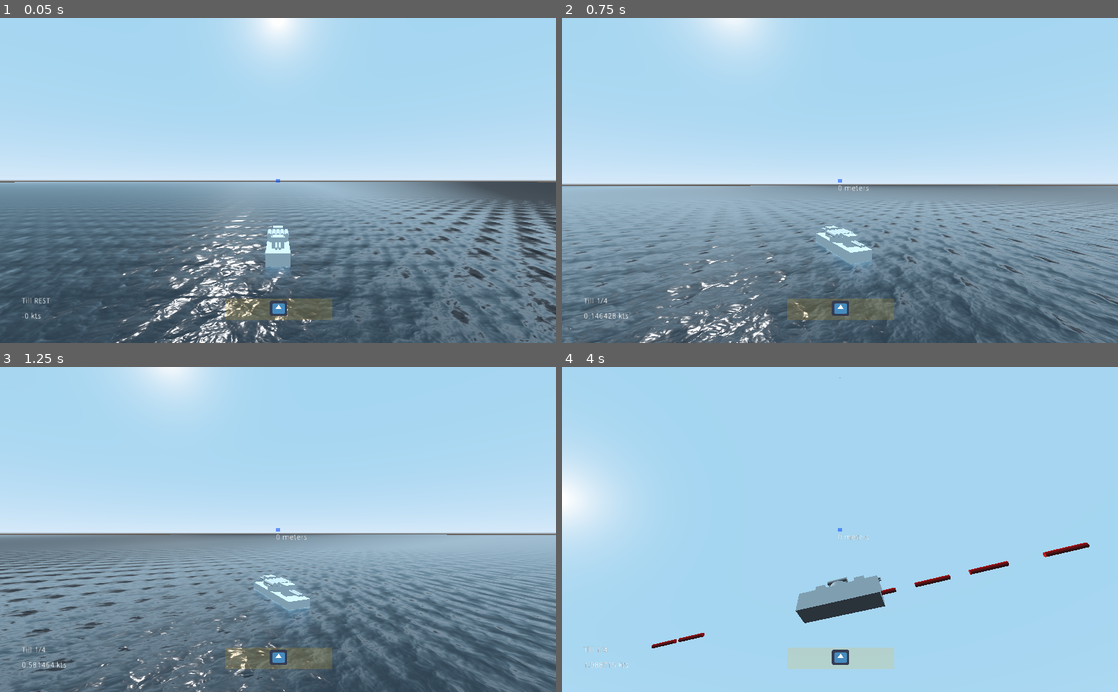
Above: before the commit, frames 1-4 (two rows, left to right).
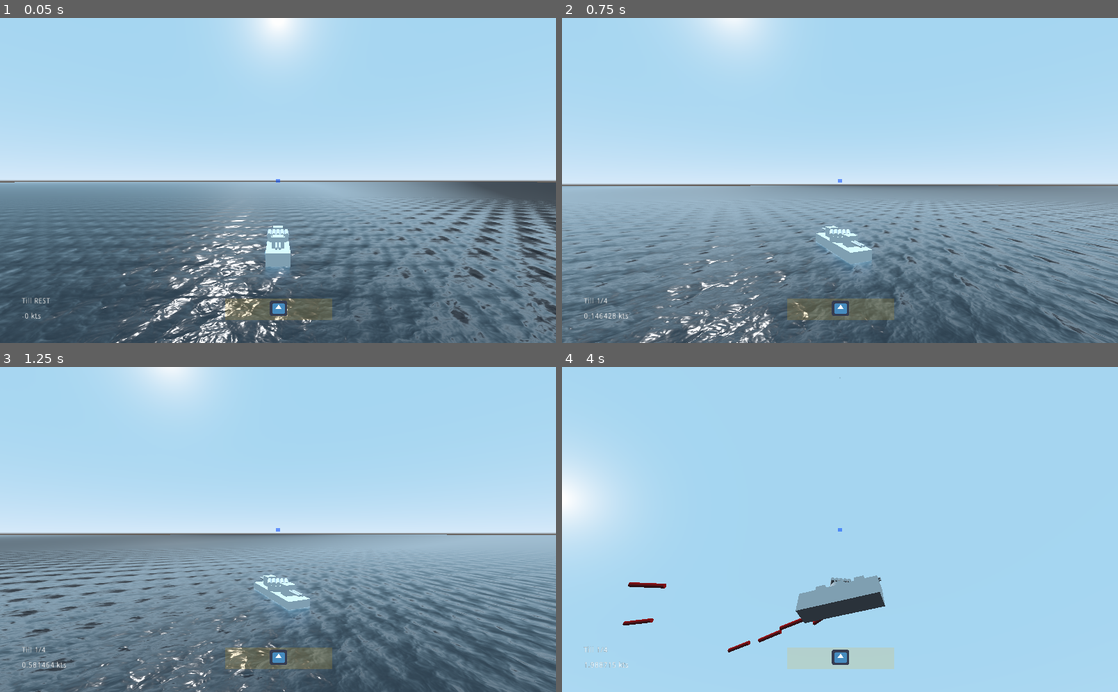
Above: after the commit, the same moments.

Repository: IndustrialDonut/IWARSHIPS
Game: Godot game, scene res://Map.tscn
The game is run twice, just before and just after one commit, with the same random seed, the same clock (stepped at 60 frames per second) and the same inputs. The engine's default icon, where the game draws it, is replaced by a stand-in: a white triangle on a blue panel in a dark square.
Inputs (mouse positions are in pixels of both pictures, inside the frame that each line leads up to):
- Up to frame 1 (0.05 s): no input
- Up to frame 2 (0.75 s): move the mouse to (867, 180) at 0.52 s; hold W (forward) from 0.53 s (still down); click (867, 180) at 0.6 s
- Up to frame 3 (1.25 s): keep holding W (forward); tap 3 (select_torpedo) at 0.8 s
- Up to frame 4 (4 s): keep holding W (forward); move the mouse to (812, 529) at 1.27 s; tap 3 (select_torpedo) at 1.35, 2.3, 3.8 s; click (812, 529) at 1.55 s; move the mouse to (851, 523) at 2.02 s; hold Ctrl (ctrl) 2.03-2.78 s; move the mouse to (812, 594) at 2.77 s; click (812, 594) at 2.85 s; move the mouse to (878, 532) at 3.52 s; right-click (878, 532) at 3.6 s

Frame 1 is identical in both runs. In frame 2, less than 0.1% of the frame differs, in the area x 47-56%, y 51-68%; in frame 3, less than 0.1%; in frame 4, 0.9%, in the area x 10-95%, y 51-88%.

Commit message:
distance scale and scaled ranging on HUD

Diff:
--- /dev/null
+++ b/Game/Camera0.gd
@@ -0,0 +1,4 @@
+extends Camera
+
+
+var cam3rd
--- /dev/null
+++ b/Game/Camera1.gd
@@ -0,0 +1,4 @@
+extends Camera
+
+
+var guncam
--- a/Game/Globals/Global1.gd
+++ b/Game/Globals/Global1.gd
@@ -1,4 +1,4 @@
-class_name ENUM extends Node
+class_name CONSTANTS extends Node
 
 
 enum ARM{
@@ -6,3 +6,5 @@
 	AP,
 	TORP
 }
+
+const DISTANCE_SCALE = 0.05 # for a ship that is 100 meters long IRL, it is 5 units in game.
--- a/Game/Map.tscn
+++ b/Game/Map.tscn
@@ -6,9 +6,6 @@
 [sub_resource type="PlaneMesh" id=1]
 material = ExtResource( 1 )
 size = Vector2( 2000, 2000 )
-
-[sub_resource type="BoxShape" id=2]
-extents = Vector3( 10000, 0.001, 10000 )
 
 [node name="Map" type="MeshInstance"]
 mesh = SubResource( 1 )
@@ -18,12 +15,4 @@
 transform = Transform( 1, 0, 0, 0, -0.773918, 0.633286, 0, -0.633286, -0.773918, 0, 86.1843, 0 )
 light_energy = 0.52
 
-[node name="Area" type="Area" parent="."]
-collision_layer = 1024
-collision_mask = 0
-
-[node name="CollisionShape" type="CollisionShape" parent="Area"]
-transform = Transform( 1, 0, 0, 0, 1, 0, 0, 0, 1, 0, -0.226579, 0 )
-shape = SubResource( 2 )
-
 [node name="DD" parent="." instance=ExtResource( 2 )]
--- a/Game/ShipController.tscn
+++ b/Game/ShipController.tscn
@@ -1,8 +1,10 @@
-[gd_scene load_steps=4 format=2]
+[gd_scene load_steps=6 format=2]
 
 [ext_resource path="res://icon.png" type="Texture" id=1]
 [ext_resource path="res://Ships/ShipController.gd" type="Script" id=2]
 [ext_resource path="res://Ships/HUD.gd" type="Script" id=3]
+[ext_resource path="res://Camera1.gd" type="Script" id=4]
+[ext_resource path="res://Camera0.gd" type="Script" id=5]
 
 [node name="ShipController" type="Spatial"]
 script = ExtResource( 2 )
@@ -17,21 +19,17 @@
 [node name="Camera" type="Camera" parent="H/V"]
 transform = Transform( 1, 0, 0, 0, 1, 0, 0, 0, 1, 0, 6.70159, 22.1317 )
 far = 2698.3
+script = ExtResource( 5 )
 
 [node name="GH" type="Spatial" parent="."]
 
 [node name="GV" type="Spatial" parent="GH"]
+transform = Transform( 1, 0, 0, 0, 1, 0, 0, 0, 1, 0, 2, 0 )
 
 [node name="Camera" type="Camera" parent="GH/GV"]
 transform = Transform( 1, 0, 0, 0, 0.996195, 0.0871557, 0, -0.0871557, 0.996195, 0, 0, 0 )
 far = 2698.3
-
-[node name="RayCast" type="RayCast" parent="GH/GV/Camera"]
-enabled = true
-cast_to = Vector3( 0, 0, -10000 )
-collision_mask = 1024
-collide_with_areas = true
-collide_with_bodies = false
+script = ExtResource( 4 )
 
 [node name="HUD" type="Control" parent="."]
 anchor_right = 1.0
@@ -111,9 +109,3 @@
 __meta__ = {
 "_edit_use_anchors_": false
 }
-
-[node name="TakeRange" type="Timer" parent="."]
-wait_time = 0.2
-autostart = true
-
-[connection signal="timeout" from="TakeRange" to="." method="_on_TakeRange_timeout"]
--- a/Game/Ships/HUD.gd
+++ b/Game/Ships/HUD.gd
@@ -1,19 +1,4 @@
 extends Control
-
-
-# Declare member variables here. Examples:
-# var a: int = 2
-# var b: String = "text"
-
-
-# Called when the node enters the scene tree for the first time.
-func _ready() -> void:
-	pass # Replace with function body.
-
-
-# Called every frame. 'delta' is the elapsed time since the previous frame.
-#func _process(delta: float) -> void:
-#	pass
 
 
 func set_rudder_angle(normalized) -> void:
@@ -46,4 +31,14 @@
 
 
 func set_distance(dist) -> void:
-	$reticle/range.text = str(int(dist)) + " meters"
+	if "guncam" in get_viewport().get_camera():
+		var a = dist * CONSTANTS.DISTANCE_SCALE
+
+		# formatting to have 2 decimal places
+		a = str(a)
+		var array = a.split('.',false)
+		var string = array[0] + '.' + array[1].substr(0,2)
+
+		$reticle/range.text = string + " km"
+	else:
+		$reticle/range.text = ""
--- a/Game/Ships/ShipController.gd
+++ b/Game/Ships/ShipController.gd
@@ -34,6 +34,8 @@
 func _process(delta: float) -> void:
 
 	global_transform.origin = shipbase.global_transform.origin
+
+	_target_point()
 
 	if Input.is_action_just_pressed("sprint"):
 		if $H/V/Camera.current:
@@ -79,12 +81,20 @@
 	$HUD.set_speed(vel)
 
 
-func _on_TakeRange_timeout() -> void:
-	if $GH/GV/Camera/RayCast.is_colliding():
-		var point = $GH/GV/Camera/RayCast.get_collision_point()
-		shipbase.set_target_point(point)
+func _target_point() -> void:
+	var cam_point = $GH/GV/Camera.global_transform.origin
 
-		point -= $GH/GV/Camera/RayCast.global_transform.origin
-		point.y = 0
-		var _distance = point.length()
-		emit_signal("distance", _distance)
+	var cam_point_flat = cam_point
+	cam_point_flat.y = 0
+
+	var d = 1.0 / (tan(abs($GH/GV/Camera.rotation.x)) / cam_point.y)
+
+	var dir = -$GH/GV/Camera.global_transform.basis.z
+	dir.y = 0
+	dir = dir.normalized()
+
+	var world_target = dir * d + cam_point_flat
+
+	shipbase.set_target_point(world_target)
+
+	emit_signal("distance", d)
--- a/Game/Ships/Weapons.gd
+++ b/Game/Ships/Weapons.gd
@@ -19,13 +19,21 @@
 	global_transform.origin = shipbase.global_transform.origin
 
 	if Input.is_action_just_pressed("select_torpedo"):
-		select(ENUM.ARM.TORP)
+		select(CONSTANTS.ARM.TORP)
 
-	var look_to = shipbase.targeted_location
+	var cam = get_viewport().get_camera()
+	var cam_forward = - cam.global_transform.basis.z * 1000
+	cam_forward.y = 0
+	cam_forward += $Torps.global_transform.origin
 
-	look_to.y = $Torps.global_transform.origin.y
-
-	$Torps.look_at(look_to, Vector3.UP)
+	var rot_dir = (-$Torps.global_transform.basis.z).cross(cam_forward)
+	rot_dir = rot_dir.y
+	if is_zero_approx(rot_dir):
+		pass
+	elif rot_dir > 0:
+		$Torps.rotate(Vector3.UP, delta * 2)
+	else:
+		$Torps.rotate(- Vector3.UP, delta * 2)
 
 	if Input.is_action_just_pressed("fire"):
 		fire()
@@ -33,7 +41,7 @@
 
 func fire() -> void:
 
-	if selected_weapon == ENUM.ARM.TORP:
+	if selected_weapon == CONSTANTS.ARM.TORP:
 		_launch_torp()
 		_salvo_counter += 1
 		$Torps/Salvo.start()
--- a/Game/project.godot
+++ b/Game/project.godot
@@ -10,12 +10,12 @@
 
 _global_script_classes=[ {
 "base": "Node",
-"class": "ENUM",
+"class": "CONSTANTS",
 "language": "GDScript",
 "path": "res://Globals/Global1.gd"
 } ]
 _global_script_class_icons={
-"ENUM": ""
+"CONSTANTS": ""
 }
 
 [application]
Not shown: 1 places in Game/Map.tscn that only renumber resources
